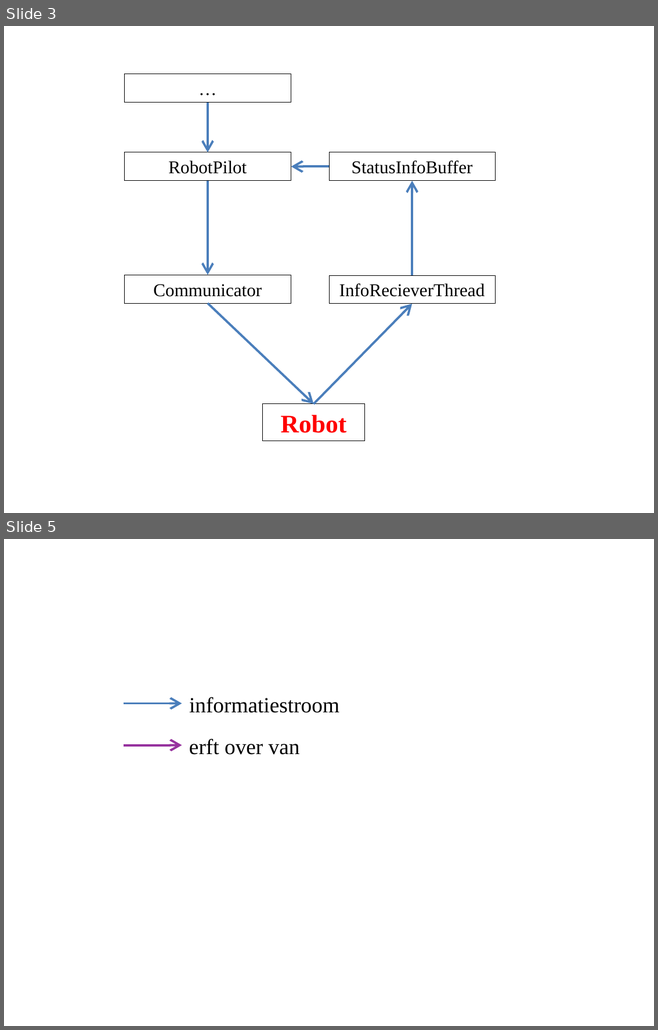
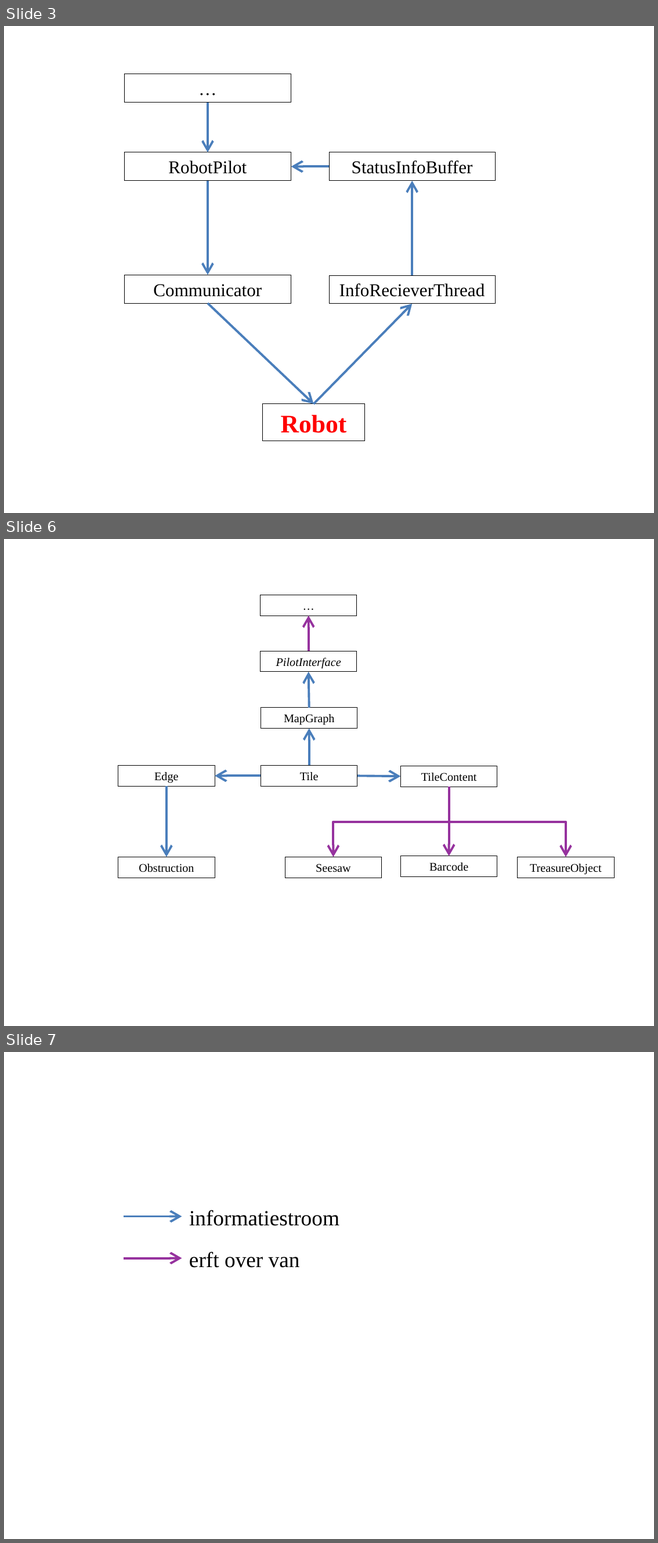
Before and after one commit to toonn/SilverSurfer, a slide deck: SilverSurferVerslag/Verslag demo 5/Klassendiagramma.pptx. Shown one above the other, each under a label of ours: slides 3 and 5 before the commit, slides 3, 6 and 7 after it; the slides between them are not shown. The pictures are 658x1030 and 658x1543 pixels, drawn with LibreOffice and Linux fonts; fonts in the diff are those of the drawing. Boxes give left, top, right and bottom in pixels: in the first picture for what was removed or moved away, otherwise in the second. Text is boxed around its words. In the diff, an @@ line names an element or a change of style, - is before the commit and + after.

```diff
--- a/SilverSurferVerslag/Verslag demo 5/Klassendiagramma.pptx
+++ b/SilverSurferVerslag/Verslag demo 5/Klassendiagramma.pptx
@@ slide 6 added at [4,539,654,1026], background #FFFFFF @@
@@ rectangle added at [260,595,357,616], outline #000000 0.75 pt, 13 pt, text #000000 @@
+…
@@ arrow added from (308, 651) to (308, 616), #96329E 2.5 pt @@
@@ rectangle added at [260,651,357,671], outline #000000 0.75 pt, 13 pt, text #000000, italic @@
+PilotInterface
@@ arrow added from (308, 708) to (308, 671), #4B7EBC 2.5 pt @@
@@ rectangle added at [260,708,357,729], outline #000000 0.75 pt, 13 pt, text #000000 @@
+MapGraph
@@ elbow arrow added from (308, 766) to (308, 729), #4B7EBC 2.5 pt @@
@@ rectangle added at [118,766,215,787], outline #000000 0.75 pt, 13 pt, text #000000 @@
+Edge
@@ arrow added from (260, 776) to (215, 776), #4B7EBC 2.5 pt @@
@@ rectangle added at [260,766,357,787], outline #000000 0.75 pt, 13 pt, text #000000 @@
+Tile
@@ arrow added from (357, 776) to (400, 776), #4B7EBC 2.5 pt @@
@@ rectangle added at [400,766,497,787], outline #000000 0.75 pt, 13 pt, text #000000 @@
+TileContent
@@ arrow added from (166, 787) to (166, 857), #4B7EBC 2.5 pt @@
@@ elbow arrow added from (449, 787) to (333, 857), #96329E 2.5 pt @@
@@ elbow arrow added from (449, 787) to (565, 857), #96329E 2.5 pt @@
@@ arrow added from (449, 787) to (449, 856), #96329E 2.5 pt @@
@@ rectangle added at [118,857,215,878], outline #000000 0.75 pt, 13 pt, text #000000 @@
+Obstruction
@@ rectangle added at [285,857,382,878], outline #000000 0.75 pt, 13 pt, text #000000 @@
+Seesaw
@@ rectangle added at [400,856,497,877], outline #000000 0.75 pt, 13 pt, text #000000 @@
+Barcode
@@ rectangle added at [517,857,614,878], outline #000000 0.75 pt, 13 pt, text #000000 @@
+TreasureObject
@@ what was slide 5 is now slide 7 @@
```
Also in this commit, not shown: 1 slide changed, 1 other slide added, 7 other files.
